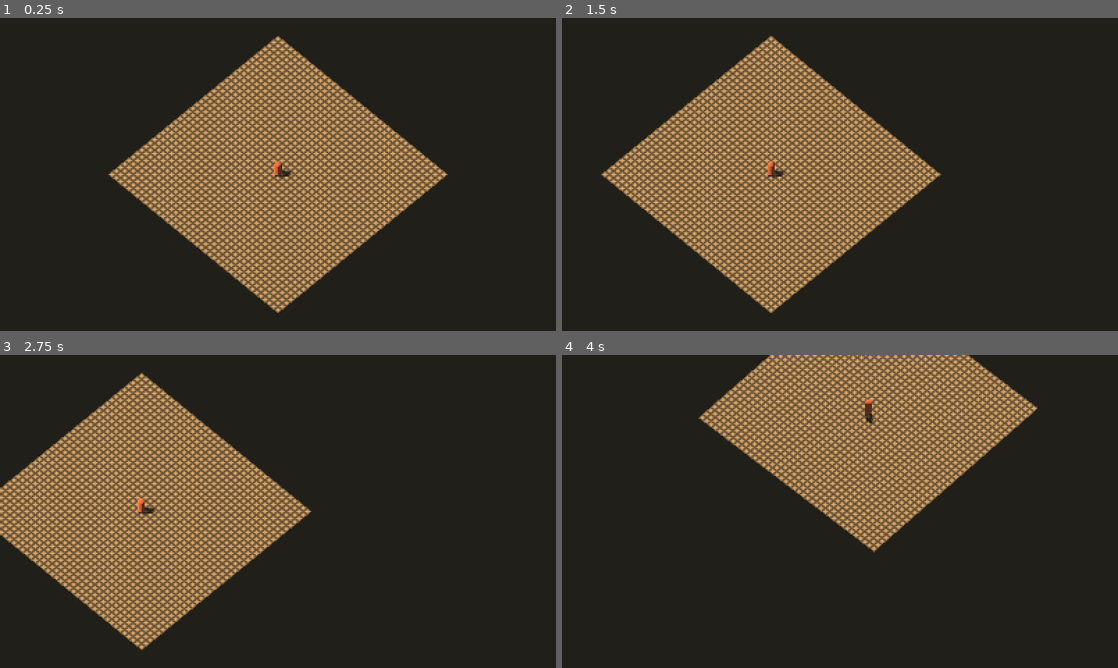
Above: before the commit, frames 1-4 (two rows, left to right).
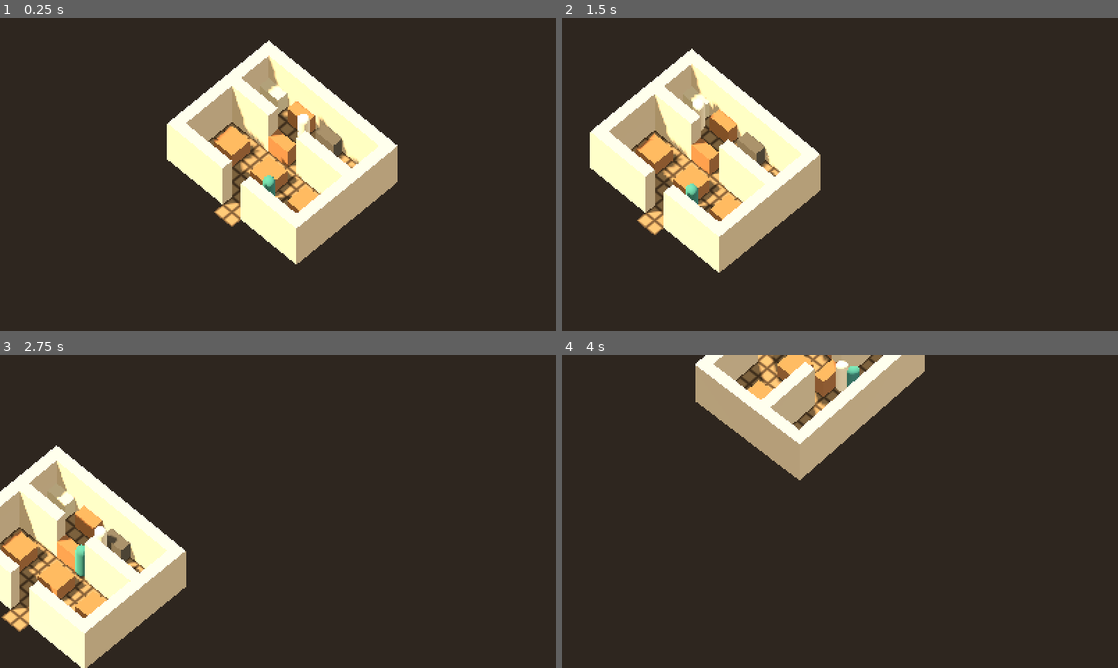
Above: after the commit, the same moments.

Repository: jaredbahr/foolskitchen
Game: Godot game, scene res://src/world/main.tscn
Same seed, same stepped clock (60 frames per second), same inputs: the game is played once before the commit and once after it.
Inputs (mouse positions are in pixels of both pictures, inside the frame that each line leads up to):
- Up to frame 1 (0.25 s): no input
- Up to frame 2 (1.5 s): tap Enter at 0.5 s; move the mouse to (962, 158) at 0.52 s; hold D 0.53-1.25 s; hold 1 (speed_1) 0.53-1.25 s; click (962, 158) at 0.67 s; drag from (728, 190) to (812, 237) at 1.27 s
- Up to frame 3 (2.75 s): tap Space (speed_pause) at 2 s; move the mouse to (333, 442) at 2.02 s; hold D from 2.03 s (still down); hold 3 (speed_4) from 2.03 s (still down)
- Up to frame 4 (4 s): release D at 2.75 s; release 3 (speed_4) at 2.75 s; drag from (812, 574) to (673, 464) at 2.77 s; move the mouse to (1006, 558) at 3.52 s; hold A from 3.53 s (still down); tap E at 3.6 s

The runs differ from the first frame. In frame 1, 26% of the frame differs, in the area x 19-81%, y 5-95%; in frame 2, 30%; in frame 3, 30%, in the area x 0-56%, y 5-100%; in frame 4, 23%.

Commit message:
Show the starter shop with placeholder furniture and staff

Diff:
--- a/src/core/clock.gd
+++ b/src/core/clock.gd
@@ -20,6 +20,10 @@
 			sim.phase_changed.disconnect(_on_phase_changed)
 		sim = value
 		sim.phase_changed.connect(_on_phase_changed)
+		# Save restoration replaces SimClock. Keep the attached driver's clock
+		# identical so agents continue ticking; world.now remains monotonic.
+		if attached_world != null:
+			attached_world.clock = sim
 		_accumulator = 0.0
 
 ## Compatibility accessors for the original autoload's clock state.
@@ -36,6 +40,17 @@
 var speed: int = 0
 var _last_non_zero_speed: int = 1
 var _accumulator: float = 0.0
+## Optional full world tick driver. Null retains the standalone clock mode.
+var attached_world: SimWorld
+
+
+## Uses a world's clock and advances its agents once per fixed tick.
+## Detaching retains the current clock, but stops advancing the old world.
+func attach_world(world: SimWorld) -> void:
+	attached_world = world
+	if world != null:
+		sim = world.clock
+	_accumulator = 0.0
 
 
 func _init() -> void:
@@ -106,7 +121,10 @@
 		if sim.phase != SimClock.Phase.OPEN and sim.phase != SimClock.Phase.LAST_ORDERS:
 			_accumulator = 0.0
 			break
-		sim.advance()
+		if attached_world != null and attached_world.clock == sim:
+			attached_world.advance()
+		else:
+			sim.advance()
 		EventBus.sim_ticked.emit(sim.tick)
 		_accumulator -= 1.0
 		ticks_this_frame += 1
--- /dev/null
+++ b/src/world/main.gd
@@ -0,0 +1,74 @@
+extends Node3D
+## Temporary staff-only demonstration; RestaurantSim integration replaces this.
+
+const LAYOUT: ShopLayout = preload("res://data/layouts/tier1_hole_in_the_wall.tres")
+var world: SimWorld
+var _demo_ticks: int = 0
+
+
+func _ready() -> void:
+	initialize()
+	if world == null:
+		return
+	Clock.attach_world(world)
+	EventBus.sim_ticked.connect(_on_sim_ticked)
+	world.clock.start_service()
+	Clock.set_speed(1)
+
+
+## Builds the read-only view even before tree readiness, without changing Clock.
+func initialize() -> void:
+	if world != null:
+		return
+	var content: ContentDB = ContentDB.new()
+	var errors: PackedStringArray = content.load_all()
+	if not errors.is_empty():
+		push_error("Cannot load shop content: %s" % errors)
+		return
+	var build_errors: Array[String] = []
+	world = ShopBuilder.build(LAYOUT, content, build_errors)
+	if not build_errors.is_empty():
+		push_error("Cannot build shop: %s" % build_errors)
+		world = null
+		return
+	for role: StringName in [&"cook", &"server"]:
+		var staff: StaffAgent = StaffAgent.new(role)
+		staff.cell = LAYOUT.staff_spawns[role]
+		world.add_agent(staff)
+	var view: ShopView = $ShopView
+	view.show_world(world)
+	var camera: CameraRig = $CameraRig
+	camera.grid_floor = view.floor_mesh
+	camera.initial_focus = Vector2(world.grid.size) * GridMath.CELL_SIZE * 0.5
+	camera.pan_limits = Vector2(world.grid.size) * GridMath.CELL_SIZE
+	camera.initial_zoom = 12.0
+	camera.reset_view()
+	_post_demo_tasks()
+
+
+func _exit_tree() -> void:
+	if EventBus.sim_ticked.is_connected(_on_sim_ticked):
+		EventBus.sim_ticked.disconnect(_on_sim_ticked)
+	if world != null and Clock.attached_world == world:
+		Clock.attach_world(null)
+
+
+func _on_sim_ticked(_tick: int) -> void:
+	_demo_ticks += 1
+	if _demo_ticks >= 30:
+		_demo_ticks = 0
+		_post_demo_tasks()
+
+
+func _post_demo_tasks() -> void:
+	# Temporary demo only: integration will own task posting. Never pile up jobs.
+	if not world.board.open_tasks().is_empty() or not world.board.claimed_tasks().is_empty():
+		return
+	for role: StringName in [&"cook", &"server"]:
+		var task: SimTask = SimTask.new(&"demo", role, "Temporary demo route")
+		for id: StringName in [&"fridge", &"stove", &"pass_counter"]:
+			var items: Array[PlacedItem] = ShopBuilder.items_with_def(world, id)
+			if not items.is_empty():
+				task.steps.append(TaskStep.go_to_item(items[0].id, "Walk to %s" % id))
+				task.steps.append(TaskStep.work(10, "Demonstrating station"))
+		world.board.post(task, world.now)
--- a/src/world/main.tscn
+++ b/src/world/main.tscn
@@ -1,52 +1,12 @@
-[gd_scene load_steps=8 format=3 uid="uid://b0fkmain0001"]
+[gd_scene load_steps=4 format=3 uid="uid://b0fkmain0001"]
 
-[ext_resource type="PackedScene" path="res://src/world/camera_rig.tscn" id="1_camera"]
-[ext_resource type="Shader" path="res://src/world/build_grid.gdshader" id="2_grid"]
-
-[sub_resource type="ShaderMaterial" id="ShaderMaterial_grid"]
-resource_local_to_scene = true
-shader = ExtResource("2_grid")
-
-[sub_resource type="PlaneMesh" id="PlaneMesh_floor"]
-size = Vector2(20, 20)
-
-[sub_resource type="StandardMaterial3D" id="StandardMaterial_reference"]
-albedo_color = Color(0.66, 0.32, 0.2, 1)
-roughness = 0.9
-
-[sub_resource type="CapsuleMesh" id="CapsuleMesh_reference"]
-material = SubResource("StandardMaterial_reference")
-radius = 0.3
-height = 1.75
-radial_segments = 12
-rings = 4
-
-[sub_resource type="Environment" id="Environment_test"]
-background_mode = 1
-background_color = Color(0.13, 0.12, 0.1, 1)
-ambient_light_source = 2
-ambient_light_color = Color(0.65, 0.72, 0.82, 1)
-ambient_light_energy = 0.6
-ambient_light_sky_contribution = 0.0
+[ext_resource type="Script" path="res://src/world/main.gd" id="1"]
+[ext_resource type="PackedScene" path="res://src/world/shop_view.tscn" id="2"]
+[ext_resource type="PackedScene" path="res://src/world/camera_rig.tscn" id="3"]
 
 [node name="Main" type="Node3D"]
+script = ExtResource("1")
 
-[node name="Environment" type="WorldEnvironment" parent="."]
-environment = SubResource("Environment_test")
+[node name="ShopView" parent="." instance=ExtResource("2")]
 
-[node name="KeyLight" type="DirectionalLight3D" parent="."]
-rotation_degrees = Vector3(-55, -35, 0)
-light_color = Color(1, 0.88, 0.7, 1)
-light_energy = 1.1
-shadow_enabled = true
-
-[node name="TestFloor" type="MeshInstance3D" parent="."]
-mesh = SubResource("PlaneMesh_floor")
-material_override = SubResource("ShaderMaterial_grid")
-
-[node name="ScaleReference" type="MeshInstance3D" parent="."]
-position = Vector3(0, 0.875, 0)
-mesh = SubResource("CapsuleMesh_reference")
-
-[node name="CameraRig" parent="." node_paths=PackedStringArray("grid_floor") instance=ExtResource("1_camera")]
-grid_floor = NodePath("../TestFloor")
+[node name="CameraRig" parent="." instance=ExtResource("3")]
--- /dev/null
+++ b/src/world/shop_view.gd
@@ -0,0 +1,208 @@
+class_name ShopView
+extends Node3D
+## Read-only placeholder view. Simulation ownership stays with the caller.
+
+const GRID_SHADER: Shader = preload("res://src/world/build_grid.gdshader")
+const HEIGHTS: Dictionary[int, float] = {
+	ItemDef.Category.TABLE: 0.75, ItemDef.Category.CHAIR: 0.45,
+	ItemDef.Category.STATION: 0.9, ItemDef.Category.STORAGE: 0.9,
+	ItemDef.Category.PASS: 1.0, ItemDef.Category.DECOR: 0.6,
+}
+const CUSTOMER_COLORS: Array[Color] = [Color("c8743a"), Color("b89568"), Color("986357")]
+
+var world: SimWorld
+var floor_mesh: MeshInstance3D
+var item_nodes: Dictionary[int, MeshInstance3D] = {}
+var agent_nodes: Dictionary[int, MeshInstance3D] = {}
+var _materials: Dictionary[Color, StandardMaterial3D] = {}
+var _walls: Node3D
+
+
+## Replaces a previous world and its signal bindings without modifying either.
+func show_world(value: SimWorld) -> void:
+	_disconnect_grid()
+	for child: Node in get_children():
+		if child.has_meta("shop_geometry"):
+			remove_child(child)
+			child.free()
+	item_nodes.clear()
+	agent_nodes.clear()
+	floor_mesh = null
+	world = value
+	if world == null:
+		return
+	floor_mesh = MeshInstance3D.new()
+	floor_mesh.name = "Floor"
+	floor_mesh.set_meta("shop_geometry", true)
+	var material: ShaderMaterial = ShaderMaterial.new()
+	material.shader = GRID_SHADER
+	floor_mesh.material_override = material
+	add_child(floor_mesh)
+	_walls = Node3D.new()
+	_walls.name = "Walls"
+	_walls.set_meta("shop_geometry", true)
+	add_child(_walls)
+	_build_terrain()
+	for item: PlacedItem in world.grid.items():
+		_build_item(item)
+	_connect_grid()
+	_process(0.0)
+
+
+func _enter_tree() -> void:
+	_connect_grid()
+
+
+func _exit_tree() -> void:
+	_disconnect_grid()
+
+
+func _notification(what: int) -> void:
+	if what == NOTIFICATION_UNPARENTED:
+		_disconnect_grid()
+
+
+func _connect_grid() -> void:
+	if world == null:
+		return
+	if not world.grid.cells_changed.is_connected(_on_cells_changed):
+		world.grid.cells_changed.connect(_on_cells_changed)
+	if not world.grid.item_removed.is_connected(_on_item_removed):
+		world.grid.item_removed.connect(_on_item_removed)
+
+
+func _disconnect_grid() -> void:
+	if world == null:
+		return
+	if world.grid.cells_changed.is_connected(_on_cells_changed):
+		world.grid.cells_changed.disconnect(_on_cells_changed)
+	if world.grid.item_removed.is_connected(_on_item_removed):
+		world.grid.item_removed.disconnect(_on_item_removed)
+
+
+func _build_terrain() -> void:
+	for child: Node in _walls.get_children():
+		_walls.remove_child(child)
+		child.free()
+	var surface: SurfaceTool = SurfaceTool.new()
+	surface.begin(Mesh.PRIMITIVE_TRIANGLES)
+	var count: int = 0
+	for y: int in range(world.grid.size.y):
+		for x: int in range(world.grid.size.x):
+			var cell: Vector2i = Vector2i(x, y)
+			var terrain: SimGrid.Terrain = world.grid.terrain(cell)
+			if terrain == SimGrid.Terrain.WALL:
+				var wall: MeshInstance3D = _box(Vector3(0.5, 2.4, 0.5), Color("d8c7ab"))
+				wall.position = GridMath.cell_to_world(cell) + Vector3(0.0, 1.2, 0.0)
+				_walls.add_child(wall)
+			elif terrain == SimGrid.Terrain.FLOOR or terrain == SimGrid.Terrain.ENTRY:
+				var corner: Vector3 = Vector3(x * GridMath.CELL_SIZE, 0.0, y * GridMath.CELL_SIZE)
+				var corners: Array[Vector3] = [corner, corner + Vector3(0.5, 0, 0), corner + Vector3(0.5, 0, 0.5), corner + Vector3(0, 0, 0.5)]
+				for index: int in [0, 1, 2, 0, 2, 3]:
+					surface.set_normal(Vector3.UP)
+					surface.add_vertex(corners[index])
+				count += 1
+	floor_mesh.mesh = surface.commit() if count > 0 else null
+
+
+func _build_item(item: PlacedItem) -> void:
+	var definition: ItemDef = item.def as ItemDef
+	if definition == null or definition.category == ItemDef.Category.DOOR:
+		return
+	if item_nodes.has(item.id):
+		_remove_item(item.id)
+	var height: float = HEIGHTS.get(definition.category, 0.6)
+	var mesh: MeshInstance3D = _box(Vector3(definition.footprint.x * GridMath.CELL_SIZE, height, definition.footprint.y * GridMath.CELL_SIZE), definition.placeholder_color)
+	var footprint: Vector2i = GridMath.rotated_footprint(definition.footprint, item.quarter_turns)
+	# Centred box rotated around its centre: its AABB starts at the rotated min corner.
+	mesh.position = Vector3((item.origin.x + footprint.x * 0.5) * GridMath.CELL_SIZE, height * 0.5, (item.origin.y + footprint.y * 0.5) * GridMath.CELL_SIZE)
+	mesh.rotation.y = -item.quarter_turns * PI / 2.0
+	mesh.name = "Item%d" % item.id
+	mesh.set_meta("item_id", item.id)
+	mesh.set_meta("shop_geometry", true)
+	item_nodes[item.id] = mesh
+	add_child(mesh)
+
+
+func _remove_item(id: int) -> void:
+	if item_nodes.has(id):
+		var mesh: MeshInstance3D = item_nodes[id]
+		remove_child(mesh)
+		mesh.free()
+		item_nodes.erase(id)
+
+
+func _on_cells_changed(cells: Array[Vector2i]) -> void:
+	_build_terrain()
+	var affected: Dictionary[int, bool] = {}
+	for cell: Vector2i in cells:
+		var item: PlacedItem = world.grid.item_at(cell)
+		if item != null:
+			affected[item.id] = true
+	for id: int in affected:
+		_build_item(world.grid.item(id))
+
+
+func _on_item_removed(item: PlacedItem) -> void:
+	_remove_item(item.id)
+
+
+func _process(delta: float) -> void:
+	if world == null:
+		return
+	var alive: Dictionary[int, bool] = {}
+	for agent: SimAgent in world.agents:
+		alive[agent.id] = true
+		if not agent_nodes.has(agent.id):
+			var mesh: MeshInstance3D = MeshInstance3D.new()
+			var capsule: CapsuleMesh = CapsuleMesh.new()
+			capsule.height = 1.75
+			capsule.radius = 0.25
+			capsule.radial_segments = 12
+			capsule.rings = 4
+			mesh.mesh = capsule
+			mesh.material_override = _material(_agent_color(agent))
+			mesh.set_meta("agent_id", agent.id)
+			mesh.set_meta("shop_geometry", true)
+			agent_nodes[agent.id] = mesh
+			add_child(mesh)
+		var node: MeshInstance3D = agent_nodes[agent.id]
+		var start: Vector3 = GridMath.cell_to_world(agent.cell)
+		var end: Vector3 = GridMath.cell_to_world(agent.next_cell())
+		node.position = start.lerp(end, clampf(agent.move_progress, 0.0, 1.0)) + Vector3(0, 0.875, 0)
+		var direction: Vector3 = end - start
+		if direction.length_squared() > 0.0001:
+			var yaw: float = atan2(-direction.x, -direction.z)
+			node.rotation.y = lerp_angle(node.rotation.y, yaw, 1.0 - exp(-12.0 * maxf(delta, 0.0)))
+	for id: int in agent_nodes.keys():
+		if not alive.has(id):
+			var node: MeshInstance3D = agent_nodes[id]
+			remove_child(node)
+			node.free()
+			agent_nodes.erase(id)
+
+
+func _agent_color(agent: SimAgent) -> Color:
+	match agent.role:
+		&"cook": return Color("f3e6cc")
+		&"server": return Color("408b85")
+		&"owner": return Color("c9a346")
+	return CUSTOMER_COLORS[posmod(agent.id, CUSTOMER_COLORS.size())]
+
+
+func _box(size: Vector3, color: Color) -> MeshInstance3D:
+	var node: MeshInstance3D = MeshInstance3D.new()
+	var mesh: BoxMesh = BoxMesh.new()
+	mesh.size = size
+	node.mesh = mesh
+	node.material_override = _material(color)
+	return node
+
+
+func _material(color: Color) -> StandardMaterial3D:
+	if not _materials.has(color):
+		var material: StandardMaterial3D = StandardMaterial3D.new()
+		material.albedo_color = color
+		material.roughness = 0.9
+		_materials[color] = material
+	return _materials[color]
--- /dev/null
+++ b/src/world/shop_view.tscn
@@ -0,0 +1,22 @@
+[gd_scene load_steps=3 format=3]
+[ext_resource type="Script" path="res://src/world/shop_view.gd" id="1"]
+[sub_resource type="Environment" id="Warm"]
+background_mode = 1
+background_color = Color(0.18, 0.15, 0.12, 1)
+ambient_light_source = 2
+ambient_light_color = Color(0.95, 0.88, 0.74, 1)
+ambient_light_energy = 0.65
+ambient_light_sky_contribution = 0.0
+[node name="ShopView" type="Node3D"]
+script = ExtResource("1")
+[node name="Environment" type="WorldEnvironment" parent="."]
+environment = SubResource("Warm")
+[node name="KeyLight" type="DirectionalLight3D" parent="."]
+rotation_degrees = Vector3(-55, -35, 0)
+light_color = Color(1, 0.88, 0.7, 1)
+light_energy = 1.1
+shadow_enabled = true
+[node name="FillLight" type="DirectionalLight3D" parent="."]
+rotation_degrees = Vector3(-35, 145, 0)
+light_color = Color(0.78, 0.85, 0.92, 1)
+light_energy = 0.3
--- a/tests/world/test_camera_rig.gd
+++ b/tests/world/test_camera_rig.gd
@@ -109,6 +109,7 @@
 func test_key_press_rotates_once_and_g_toggles_shared_grid_material() -> void:
 	var main: Node3D = MainScene.instantiate() as Node3D
 	_nodes.append(main)
+	main.call("initialize")
 	var rig: CameraRig = main.get_node("CameraRig") as CameraRig
 	rig.reset_view()
 	var key: InputEventKey = InputEventKey.new()
@@ -124,7 +125,7 @@
 	rig._unhandled_input(key)
 	assert_false(rig.grid_visible)
 	assert_eq(rig.grid_material.get_shader_parameter("grid_visible"), false)
-	var floor: MeshInstance3D = main.get_node("TestFloor") as MeshInstance3D
+	var floor: MeshInstance3D = main.get_node("ShopView/Floor") as MeshInstance3D
 	assert_true(rig.grid_floor == floor, "the exported node binds to the containing scene's floor")
 	assert_true(floor.material_override == rig.grid_material)
 	var material: ShaderMaterial = floor.material_override as ShaderMaterial
@@ -136,10 +137,12 @@
 	var second: Node3D = MainScene.instantiate() as Node3D
 	_nodes.append(first)
 	_nodes.append(second)
+	first.call("initialize")
+	second.call("initialize")
 	var first_rig: CameraRig = first.get_node("CameraRig") as CameraRig
 	var second_rig: CameraRig = second.get_node("CameraRig") as CameraRig
-	var first_floor: MeshInstance3D = first.get_node("TestFloor") as MeshInstance3D
-	var second_floor: MeshInstance3D = second.get_node("TestFloor") as MeshInstance3D
+	var first_floor: MeshInstance3D = first.get_node("ShopView/Floor") as MeshInstance3D
+	var second_floor: MeshInstance3D = second.get_node("ShopView/Floor") as MeshInstance3D
 	first_rig.reset_view()
 	second_rig.reset_view()
 	assert_true(first_rig.grid_floor == first_floor)
@@ -157,13 +160,14 @@
 	assert_true(second_rig.grid_visible)
 
 
-func test_default_scene_has_20_metre_floor_and_1_75_metre_reference() -> void:
+func test_default_scene_has_shop_floor_and_1_75_metre_staff() -> void:
 	var main: Node3D = MainScene.instantiate() as Node3D
 	_nodes.append(main)
-	var floor: MeshInstance3D = main.get_node("TestFloor") as MeshInstance3D
-	var plane: PlaneMesh = floor.mesh as PlaneMesh
-	assert_eq(plane.size, Vector2(20.0, 20.0))
-	var reference: MeshInstance3D = main.get_node("ScaleReference") as MeshInstance3D
+	main.call("initialize")
+	var view: ShopView = main.get_node("ShopView") as ShopView
+	assert_not_null(view.floor_mesh.mesh)
+	assert_eq(view.agent_nodes.size(), 2)
+	var reference: MeshInstance3D = view.agent_nodes.values()[0]
 	var capsule: CapsuleMesh = reference.mesh as CapsuleMesh
 	assert_almost_eq(capsule.height, 1.75)
 	assert_almost_eq(reference.position.y, capsule.height / 2.0)
--- /dev/null
+++ b/tests/world/test_clock_world.gd
@@ -0,0 +1,85 @@
+extends TestCase
+## The autoload drives either one clock or one complete world, never both.
+
+var _sim: SimClock
+var _world: SimWorld
+var _speed: int
+var _last_speed: int
+var _accumulator: float
+
+
+func before_each() -> void:
+	_sim = Clock.sim
+	_world = Clock.attached_world
+	_speed = Clock.speed
+	_last_speed = Clock._last_non_zero_speed
+	_accumulator = Clock._accumulator
+	Clock.attach_world(null)
+	Clock.sim = SimClock.new()
+	Clock.set_speed(1)
+
+
+func after_each() -> void:
+	Clock.attach_world(_world)
+	Clock.sim = _sim
+	Clock.set_speed(_speed)
+	Clock._last_non_zero_speed = _last_speed
+	Clock._accumulator = _accumulator
+
+
+func test_standalone_mode_advances_clock() -> void:
+	Clock.sim.start_service()
+	Clock._process(0.1)
+	assert_eq(Clock.sim.tick, 1)
+
+
+func test_attached_mode_advances_world_once_and_detach_keeps_clock() -> void:
+	var world: SimWorld = SimWorld.new(SimGrid.new())
+	Clock.attach_world(world)
+	assert_true(Clock.sim == world.clock)
+	world.clock.start_service()
+	Clock._process(0.2)
+	assert_eq(world.now, 2)
+	assert_eq(world.clock.tick, 2)
+	Clock.attach_world(null)
+	Clock._process(0.1)
+	assert_eq(world.now, 2)
+	assert_eq(Clock.sim.tick, 3)
+
+
+func test_attached_world_respects_pause_and_speed() -> void:
+	var world: SimWorld = SimWorld.new(SimGrid.new())
+	Clock.attach_world(world)
+	Clock._process(1.0)
+	assert_eq(world.now, 0)
+	world.clock.start_service()
+	Clock.set_speed(0)
+	Clock._process(1.0)
+	assert_eq(world.now, 0)
+	Clock.set_speed(4)
+	Clock._process(0.1)
+	assert_eq(world.now, 4)
+
+
+func test_attached_world_keeps_driving_after_clock_replacement_and_restore() -> void:
+	var world: SimWorld = SimWorld.new(SimGrid.new())
+	Clock.attach_world(world)
+	world.clock.start_service()
+	Clock._process(0.1)
+	var replacement: SimClock = SimClock.new()
+	replacement.start_service()
+	Clock.sim = replacement
+	assert_true(world.clock == replacement)
+	Clock._process(0.1)
+	assert_eq(world.now, 2)
+	assert_eq(replacement.tick, 1)
+	var saved: Dictionary = replacement.to_dict()
+	assert_true(Clock._restore_save(saved))
+	assert_true(world.clock == Clock.sim)
+	assert_true(world.clock != replacement)
+	Clock._process(0.1)
+	assert_eq(world.now, 3)
+	assert_eq(world.clock.tick, 2)
+	# The new clock retains the phase forwarding connection exactly once.
+	assert_true(world.clock.phase_changed.is_connected(Callable(Clock, "_on_phase_changed")))
+	assert_false(replacement.phase_changed.is_connected(Callable(Clock, "_on_phase_changed")))
--- /dev/null
+++ b/tests/world/test_shop_view.gd
@@ -0,0 +1,140 @@
+extends TestCase
+## Scene geometry and read-only synchronization; rendering needs a playtest.
+
+const VIEW: PackedScene = preload("res://src/world/shop_view.tscn")
+const LAYOUT: ShopLayout = preload("res://data/layouts/tier1_hole_in_the_wall.tres")
+var _view: ShopView
+
+
+func after_each() -> void:
+	if is_instance_valid(_view):
+		_view.free()
+
+
+func test_tier_one_geometry_counts_and_shared_color_materials() -> void:
+	var content: ContentDB = ContentDB.new()
+	assert_eq(content.load_all().size(), 0)
+	var errors: Array[String] = []
+	var world: SimWorld = ShopBuilder.build(LAYOUT, content, errors)
+	assert_eq(errors.size(), 0)
+	_show(world)
+	var expected: int = 0
+	for item: PlacedItem in world.grid.items():
+		if (item.def as ItemDef).category != ItemDef.Category.DOOR:
+			expected += 1
+	assert_eq(_view.item_nodes.size(), expected)
+	var walls: int = 0
+	var floors: int = 0
+	for y: int in range(world.grid.size.y):
+		for x: int in range(world.grid.size.x):
+			var terrain: SimGrid.Terrain = world.grid.terrain(Vector2i(x, y))
+			if terrain == SimGrid.Terrain.WALL:
+				walls += 1
+			elif terrain == SimGrid.Terrain.FLOOR or terrain == SimGrid.Terrain.ENTRY:
+				floors += 1
+	assert_eq(_view.get_node("Walls").get_child_count(), walls)
+	assert_eq(_view.floor_mesh.mesh.get_faces().size(), floors * 6)
+	var tables: Array[PlacedItem] = ShopBuilder.items_with_def(world, &"table_2")
+	assert_true(_view.item_nodes[tables[0].id].material_override == _view.item_nodes[tables[1].id].material_override)
+	assert_eq(world.now, 0, "view never advances simulation")
+
+
+func test_all_rotations_match_grid_bounds() -> void:
+	var grid: SimGrid = SimGrid.new(Vector2i(14, 14))
+	var definition: ItemDef = ItemDef.new()
+	definition.footprint = Vector2i(3, 2)
+	definition.category = ItemDef.Category.TABLE
+	for turn: int in range(4):
+		grid.place_def(definition, Vector2i(1 + turn * 3, 1), turn)
+	_show(SimWorld.new(grid))
+	for item: PlacedItem in grid.items():
+		var node: MeshInstance3D = _view.item_nodes[item.id]
+		var bounds: AABB = node.transform * node.get_aabb()
+		var footprint: Vector2i = GridMath.rotated_footprint(definition.footprint, item.quarter_turns)
+		assert_almost_eq(bounds.position.x, item.origin.x * 0.5)
+		assert_almost_eq(bounds.position.z, item.origin.y * 0.5)
+		assert_almost_eq(bounds.size.x, footprint.x * 0.5)
+		assert_almost_eq(bounds.size.z, footprint.y * 0.5)
+		assert_eq(node.get_meta("item_id"), item.id)
+		assert_almost_eq(node.rotation.y, -item.quarter_turns * PI / 2.0)
+
+
+func test_placement_removal_and_rebinding_disconnect_old_grid() -> void:
+	var first: SimWorld = SimWorld.new(SimGrid.new(Vector2i(6, 6)))
+	_show(first)
+	var definition: ItemDef = ItemDef.new()
+	var item: PlacedItem = first.grid.place_def(definition, Vector2i(1, 1))
+	assert_true(_view.item_nodes.has(item.id))
+	assert_true(first.grid.remove(item.id))
+	assert_false(_view.item_nodes.has(item.id))
+	var callback: Callable = Callable(_view, "_on_cells_changed")
+	_view.show_world(SimWorld.new(SimGrid.new()))
+	assert_false(first.grid.cells_changed.is_connected(callback))
+	first.grid.place_def(definition, Vector2i(2, 2))
+	assert_eq(_view.item_nodes.size(), 0)
+
+
+func test_agents_interpolate_and_reconcile_without_writing_sim() -> void:
+	var world: SimWorld = SimWorld.new(SimGrid.new(Vector2i(4, 4)))
+	var agent: StaffAgent = StaffAgent.new(&"cook")
+	agent.cell = Vector2i(1, 1)
+	agent.path = [Vector2i(1, 1), Vector2i(2, 1)]
+	agent.path_index = 1
+	agent.move_progress = 0.25
+	world.add_agent(agent)
+	_show(world)
+	var node: MeshInstance3D = _view.agent_nodes[agent.id]
+	var expected: Vector3 = GridMath.cell_to_world(agent.cell).lerp(GridMath.cell_to_world(agent.next_cell()), 0.25) + Vector3(0, 0.875, 0)
+	assert_eq(node.position, expected)
+	assert_almost_eq((node.mesh as CapsuleMesh).height, 1.75)
+	assert_almost_eq((node.mesh as CapsuleMesh).radius, 0.25)
+	_view._process(0.1)
+	assert_true(node.rotation.y < 0.0)
+	assert_eq(agent.move_progress, 0.25)
+	assert_eq(world.now, 0)
+	var server: StaffAgent = StaffAgent.new(&"server")
+	world.add_agent(server)
+	_view._process(0.1)
+	assert_eq(_view.agent_nodes.size(), 2)
+	world.remove_agent(agent)
+	_view._process(0.1)
+	assert_false(_view.agent_nodes.has(agent.id))
+
+
+func test_doors_are_not_rendered_and_terrain_changes_rebuild_floor() -> void:
+	var world: SimWorld = SimWorld.new(SimGrid.new(Vector2i(2, 2)))
+	var door: ItemDef = ItemDef.new()
+	door.category = ItemDef.Category.DOOR
+	world.grid.place_def(door, Vector2i.ZERO)
+	_show(world)
+	assert_eq(_view.item_nodes.size(), 0)
+	world.grid.set_terrain(Vector2i(1, 1), SimGrid.Terrain.WALL)
+	assert_eq(_view.get_node("Walls").get_child_count(), 1)
+	assert_eq(_view.floor_mesh.mesh.get_faces().size(), 18)
+
+
+func test_unparent_cleanup_and_show_world_reconnect_are_idempotent() -> void:
+	var world: SimWorld = SimWorld.new(SimGrid.new())
+	_show(world)
+	var changed: Callable = Callable(_view, "_on_cells_changed")
+	var removed: Callable = Callable(_view, "_on_item_removed")
+	assert_true(world.grid.cells_changed.is_connected(changed))
+	_view.get_parent().remove_child(_view)
+	assert_false(world.grid.cells_changed.is_connected(changed))
+	assert_false(world.grid.item_removed.is_connected(removed))
+	_view.call("_exit_tree")
+	_view.show_world(world)
+	_view.show_world(world)
+	assert_true(world.grid.cells_changed.is_connected(changed))
+	assert_true(world.grid.item_removed.is_connected(removed))
+	_view.show_world(null)
+	assert_null(_view.floor_mesh)
+	assert_false(world.grid.cells_changed.is_connected(changed))
+	assert_false(world.grid.item_removed.is_connected(removed))
+
+
+func _show(world: SimWorld) -> void:
+	_view = VIEW.instantiate() as ShopView
+	var tree: SceneTree = Engine.get_main_loop() as SceneTree
+	tree.root.add_child(_view)
+	_view.show_world(world)
Not shown, added: src/world/main.gd.uid
Not shown, added: src/world/shop_view.gd.uid
Not shown, added: tests/world/test_clock_world.gd.uid
Not shown, added: tests/world/test_shop_view.gd.uid
Not shown, changed: CHANGELOG.md
